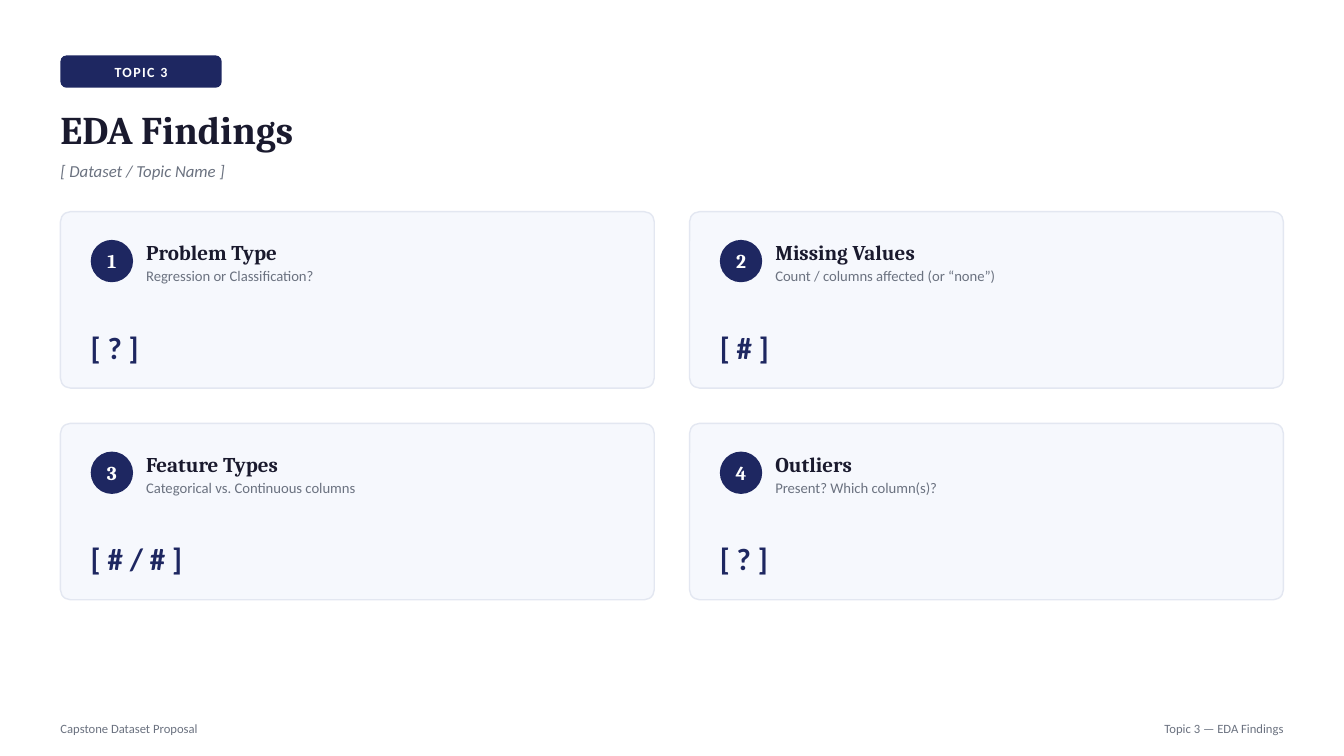
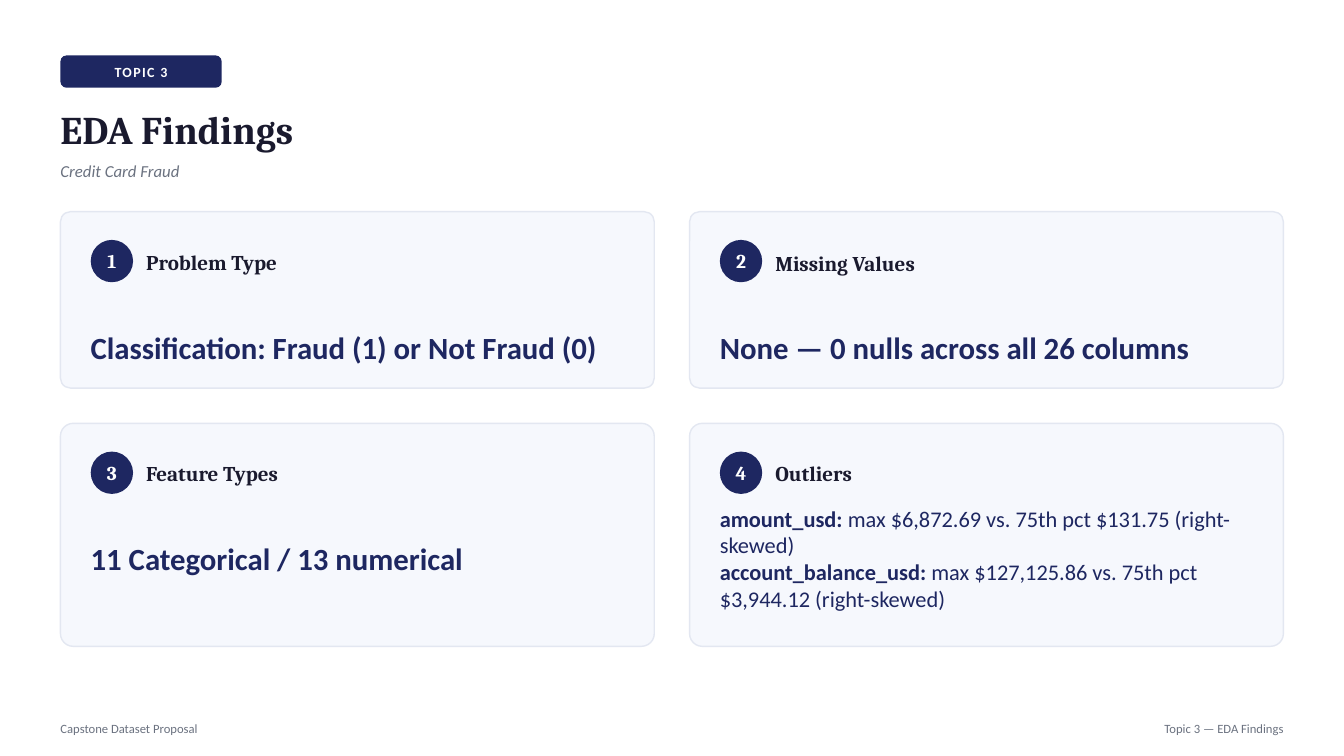
Before and after one commit to sayedali777/labs_projects, a slide deck: slide 7 of projects/Capstone Project/1. Lightning Talk #1/Presentation.pptx. Drawn at 1344x756 pixels with LibreOffice and Linux fonts; fonts in the diff are those of the drawing. Boxes give left, top, right and bottom in pixels: in the first picture for what was removed or moved away, otherwise in the second. Text is boxed around its words. In the diff, an @@ line names an element or a change of style, - is before the commit and + after.

```diff
--- a/projects/Capstone Project/1. Lightning Talk #1/Presentation.pptx
+++ b/projects/Capstone Project/1. Lightning Talk #1/Presentation.pptx
@@ text at box(60, 165, 179, 177): text changed @@
-[ Dataset / Topic Name ]
+Credit Card Fraud
@@ 4 texts: place and size @@
-4 texts at box(146, 245, 915, 477)
+4 texts at box(146, 255, 915, 486)
@@ text removed at box(146, 271, 314, 284) @@
-Regression or Classification?
@@ text removed at box(775, 270, 995, 283) @@
-Count / columns affected (or “none”)
@@ text at box(91, 336, 597, 364): text changed @@
-[ ? ]
+Classification: Fraud (1) or Not Fraud (0)
@@ text at box(720, 337, 1189, 360): text changed @@
-[ # ]
+None — 0 nulls across all 26 columns
@@ rounded rectangle: place and size @@
-rounded rectangle at box(60, 423, 654, 600)
+rounded rectangle at box(60, 423, 654, 646)
@@ rounded rectangle: place and size @@
-rounded rectangle at box(690, 423, 1284, 600)
+rounded rectangle at box(690, 423, 1284, 646)
@@ text removed at box(146, 483, 355, 496) @@
-Categorical vs. Continuous columns
@@ text removed at box(775, 482, 937, 495) @@
-Present? Which column(s)?
@@ text at box(720, 511, 1230, 611): text changed; size 22 to 16 pt; bold off @@
-[ ? ]
+amount_usd: max $6,872.69 vs. 75th pct $131.75 (right-skewed)
+account_balance_usd: max $127,125.86 vs. 75th pct $3,944.12 (right-skewed)
@@ text at box(91, 548, 462, 576): text changed @@
-[ # / # ]
+11 Categorical / 13 numerical
```
Also in this commit, not shown: 4 other slides changed, 1 slide added, 3 other files.
